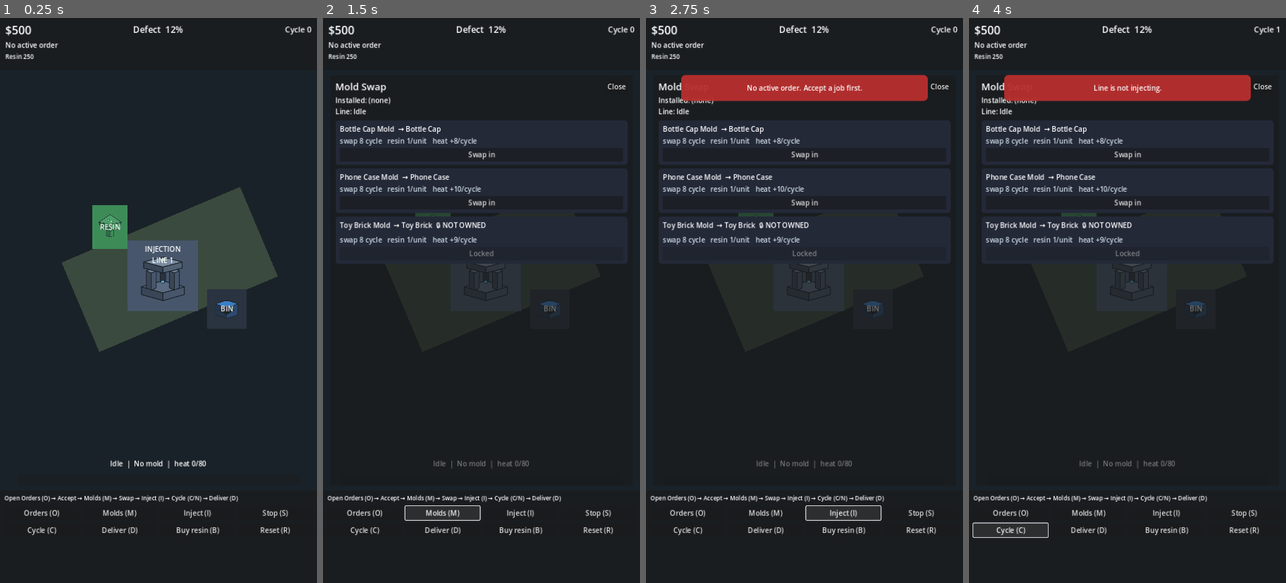
Above: before the commit, frames 1-4 (left to right).
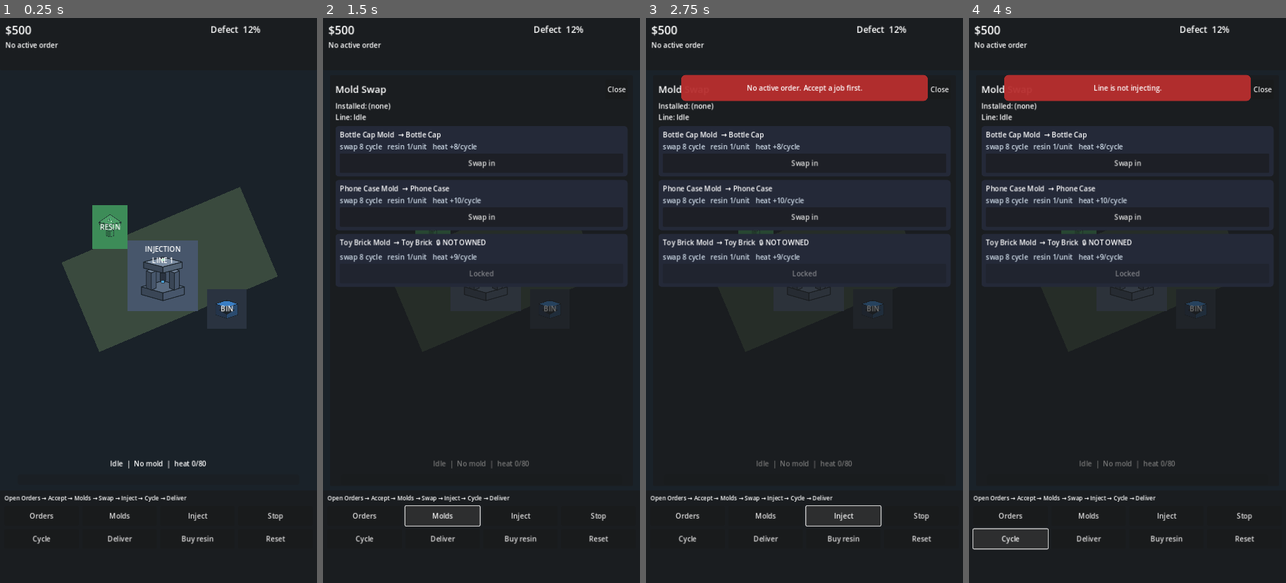
Above: after the commit, the same moments.

Repository: donly987647-max/injection-tycoon-mvp
Game: Godot game, scene res://scenes/main.tscn
The game is run twice, just before and just after one commit, with the same random seed, the same clock (stepped at 60 frames per second) and the same inputs.
Inputs:
- Up to frame 1 (0.25 s): no input
- Up to frame 2 (1.5 s): click "Orders (O)" (after the commit: "Orders") at 0.5 s; click "Molds (M)" (after the commit: "Molds") at 1.25 s
- Up to frame 3 (2.75 s): click "Inject (I)" (after the commit: "Inject") at 2 s
- Up to frame 4 (4 s): click "Stop (S)" (after the commit: "Stop") at 2.75 s; click "Cycle (C)" (after the commit: "Cycle") at 3.5 s

The runs differ from the first frame. In frame 1, 1.6% of the frame differs, in the area x 1-99%, y 1-94%; in frame 2, 5.5%; in frame 3, 5.4%; in frame 4, 5.5%.

Commit message:
Mobile HUD lock, Safe Area, and 44px touch targets
Show only order/defect/balance; hide key hints; apply safe area margins.

Diff:
--- a/scenes/main.tscn
+++ b/scenes/main.tscn
@@ -261,6 +261,7 @@
 
 [node name="HudCycle" type="Label" parent="HUD/HudMargin/HudV/HudTop"]
 unique_name_in_owner = true
+visible = false
 layout_mode = 2
 size_flags_horizontal = 3
 text = "Cycle 0"
@@ -276,6 +277,7 @@
 
 [node name="HudMat" type="Label" parent="HUD/HudMargin/HudV"]
 unique_name_in_owner = true
+visible = false
 layout_mode = 2
 text = "Resin 250"
 theme_override_font_sizes/font_size = 14
@@ -313,48 +315,56 @@
 theme_override_constants/separation = 8
 
 [node name="BtnOrders" type="Button" parent="Bottom/BottomMargin/BottomV/Row1"]
-layout_mode = 2
-size_flags_horizontal = 3
-text = "Orders (O)"
+custom_minimum_size = Vector2(0, 44)
+layout_mode = 2
+size_flags_horizontal = 3
+text = "Orders"
 
 [node name="BtnMolds" type="Button" parent="Bottom/BottomMargin/BottomV/Row1"]
-layout_mode = 2
-size_flags_horizontal = 3
-text = "Molds (M)"
+custom_minimum_size = Vector2(0, 44)
+layout_mode = 2
+size_flags_horizontal = 3
+text = "Molds"
 
 [node name="BtnInject" type="Button" parent="Bottom/BottomMargin/BottomV/Row1"]
-layout_mode = 2
-size_flags_horizontal = 3
-text = "Inject (I)"
+custom_minimum_size = Vector2(0, 44)
+layout_mode = 2
+size_flags_horizontal = 3
+text = "Inject"
 
 [node name="BtnStop" type="Button" parent="Bottom/BottomMargin/BottomV/Row1"]
-layout_mode = 2
-size_flags_horizontal = 3
-text = "Stop (S)"
+custom_minimum_size = Vector2(0, 44)
+layout_mode = 2
+size_flags_horizontal = 3
+text = "Stop"
 
 [node name="Row2" type="HBoxContainer" parent="Bottom/BottomMargin/BottomV"]
 layout_mode = 2
 theme_override_constants/separation = 8
 
 [node name="BtnCycle" type="Button" parent="Bottom/BottomMargin/BottomV/Row2"]
-layout_mode = 2
-size_flags_horizontal = 3
-text = "Cycle (C)"
+custom_minimum_size = Vector2(0, 44)
+layout_mode = 2
+size_flags_horizontal = 3
+text = "Cycle"
 
 [node name="BtnDeliver" type="Button" parent="Bottom/BottomMargin/BottomV/Row2"]
-layout_mode = 2
-size_flags_horizontal = 3
-text = "Deliver (D)"
+custom_minimum_size = Vector2(0, 44)
+layout_mode = 2
+size_flags_horizontal = 3
+text = "Deliver"
 
 [node name="BtnBuy" type="Button" parent="Bottom/BottomMargin/BottomV/Row2"]
-layout_mode = 2
-size_flags_horizontal = 3
-text = "Buy resin (B)"
+custom_minimum_size = Vector2(0, 44)
+layout_mode = 2
+size_flags_horizontal = 3
+text = "Buy resin"
 
 [node name="BtnReset" type="Button" parent="Bottom/BottomMargin/BottomV/Row2"]
-layout_mode = 2
-size_flags_horizontal = 3
-text = "Reset (R)"
+custom_minimum_size = Vector2(0, 44)
+layout_mode = 2
+size_flags_horizontal = 3
+text = "Reset"
 
 [node name="OrderBoard" type="PanelContainer" parent="."]
 unique_name_in_owner = true
@@ -391,6 +401,7 @@
 theme_override_font_sizes/font_size = 22
 
 [node name="Close" type="Button" parent="OrderBoard/Margin/VBox/Header"]
+custom_minimum_size = Vector2(0, 44)
 layout_mode = 2
 text = "Close"
 
@@ -444,6 +455,7 @@
 theme_override_font_sizes/font_size = 22
 
 [node name="Close" type="Button" parent="MoldPanel/Margin/VBox/Header"]
+custom_minimum_size = Vector2(0, 44)
 layout_mode = 2
 text = "Close"
 
--- a/scripts/main.gd
+++ b/scripts/main.gd
@@ -13,11 +13,22 @@
 const COL_BIN_EMPTY := Color(0.165, 0.200, 0.251)  # #2A3340
 const COL_BIN_GOOD := Color(0.227, 0.494, 0.769)   # #3A7EC4
 
+## Base layout insets before device Safe Area (matches scene defaults).
+const HUD_BASE_H := 118.0
+const BOTTOM_BASE_H := 210.0
+const PANEL_TOP_BASE := 130.0
+const PANEL_BOTTOM_BASE := 220.0
+const TOAST_TOP_BASE := 126.0
+const TOAST_BOTTOM_BASE := 190.0
+
+@onready var hud: PanelContainer = $HUD
 @onready var hud_order: Label = %HudOrder
 @onready var hud_defect: Label = %HudDefect
 @onready var hud_balance: Label = %HudBalance
 @onready var hud_cycle: Label = %HudCycle
 @onready var hud_mat: Label = %HudMat
+@onready var factory: Control = $Factory
+@onready var bottom: PanelContainer = $Bottom
 @onready var line_status: Label = %LineStatus
 @onready var heat_bar: ProgressBar = %HeatBar
 @onready var machine: ColorRect = %Machine
@@ -27,17 +38,82 @@
 @onready var order_board: OrderBoardPanel = %OrderBoard
 @onready var mold_panel: MoldSwapPanel = %MoldPanel
 @onready var help_label: Label = %HelpLabel
+@onready var toast: Control = %Toast
 
 func _ready() -> void:
+	# Mobile HUD lock: only order / defect / balance on the strip.
+	hud_cycle.visible = false
+	hud_mat.visible = false
 	GameState.state_changed.connect(_refresh)
 	GameState.cycle_advanced.connect(func(_c: int) -> void: _pulse_machine())
-	resized.connect(_center_machine_pivot)
+	resized.connect(_on_resized)
 	machine.resized.connect(_center_machine_pivot)
+	get_viewport().size_changed.connect(_apply_safe_area)
+	_apply_safe_area()
 	_center_machine_pivot()
 	_refresh()
 
+func _on_resized() -> void:
+	_apply_safe_area()
+	_center_machine_pivot()
+
 func _center_machine_pivot() -> void:
 	machine.pivot_offset = machine.size * 0.5
+
+## Map DisplayServer safe area into viewport pixels and pad main chrome.
+func _apply_safe_area() -> void:
+	var margins := _safe_area_margins()
+	var top := margins.y
+	var bottom_m := margins.w
+	var left := margins.x
+	var right := margins.z
+
+	hud.offset_left = left
+	hud.offset_right = -right
+	hud.offset_top = top
+	hud.offset_bottom = top + HUD_BASE_H
+
+	bottom.offset_left = left
+	bottom.offset_right = -right
+	bottom.offset_top = -(BOTTOM_BASE_H + bottom_m)
+	bottom.offset_bottom = -bottom_m
+
+	factory.offset_left = left
+	factory.offset_right = -right
+	factory.offset_top = top + HUD_BASE_H
+	factory.offset_bottom = -(BOTTOM_BASE_H + bottom_m)
+
+	order_board.offset_left = 16.0 + left
+	order_board.offset_right = -(16.0 + right)
+	order_board.offset_top = top + PANEL_TOP_BASE
+	order_board.offset_bottom = -(PANEL_BOTTOM_BASE + bottom_m)
+
+	mold_panel.offset_left = 16.0 + left
+	mold_panel.offset_right = -(16.0 + right)
+	mold_panel.offset_top = top + PANEL_TOP_BASE
+	mold_panel.offset_bottom = -(PANEL_BOTTOM_BASE + bottom_m)
+
+	toast.offset_left = left
+	toast.offset_right = -right
+	toast.offset_top = top + TOAST_TOP_BASE
+	toast.offset_bottom = top + TOAST_BOTTOM_BASE
+
+## Returns Vector4(left, top, right, bottom) in viewport coordinates.
+func _safe_area_margins() -> Vector4:
+	var safe := DisplayServer.get_display_safe_area()
+	var win := DisplayServer.window_get_size()
+	if win.x <= 0 or win.y <= 0:
+		return Vector4.ZERO
+	var view_size := get_viewport().get_visible_rect().size
+	if view_size.x <= 0.0 or view_size.y <= 0.0:
+		return Vector4.ZERO
+	var sx := view_size.x / float(win.x)
+	var sy := view_size.y / float(win.y)
+	var left := maxf(0.0, float(safe.position.x) * sx)
+	var top := maxf(0.0, float(safe.position.y) * sy)
+	var right := maxf(0.0, float(win.x - safe.position.x - safe.size.x) * sx)
+	var bottom_m := maxf(0.0, float(win.y - safe.position.y - safe.size.y) * sy)
+	return Vector4(left, top, right, bottom_m)
 
 func _unhandled_input(event: InputEvent) -> void:
 	if event is InputEventKey and event.pressed and not event.echo:
@@ -66,6 +142,7 @@
 	hud_order.text = GameState.order_summary()
 	hud_defect.text = "Defect  %s" % GameState.hud_defect_text()
 	hud_balance.text = "$%d" % GameState.balance
+	# Cycle / Resin stay off the mobile HUD strip (nodes remain for debug if unhidden).
 	hud_cycle.text = "Cycle %d" % GameState.cycle
 	hud_mat.text = "Resin %d" % GameState.materials
 	var mold := GameState.current_mold()
@@ -97,7 +174,7 @@
 		help_label.text = _hint_for_order()
 	else:
 		output_bin.color = COL_BIN_EMPTY
-		help_label.text = "Open Orders (O) → Accept → Molds (M) → Swap → Inject (I) → Cycle (C/N) → Deliver (D)"
+		help_label.text = "Open Orders → Accept → Molds → Swap → Inject → Cycle → Deliver"
 
 func _hint_for_order() -> String:
 	var o := GameState.active_order
@@ -107,10 +184,10 @@
 	if mold == null or mold.item != o.item:
 		return "Swap to the %s mold, then Inject." % o.item
 	if o.good_units_produced >= o.quantity:
-		return "Quota met. Deliver (D) before cycle %d." % o.deadline
+		return "Quota met. Deliver before cycle %d." % o.deadline
 	if GameState.line.is_running():
-		return "Injecting… advance cycles. Stop (S) if heat spikes."
-	return "Start Inject (I), then advance cycles until %d good." % o.quantity
+		return "Injecting… advance cycles. Stop if heat spikes."
+	return "Start Inject, then advance cycles until %d good." % o.quantity
 
 func _pulse_machine() -> void:
 	var tw := create_tween()
--- a/scripts/ui/mold_panel.gd
+++ b/scripts/ui/mold_panel.gd
@@ -58,6 +58,7 @@
 	v.add_child(meta)
 	var btn := Button.new()
 	btn.text = "Swap in" if mold.owned else "Locked"
+	btn.custom_minimum_size = Vector2(0, 44)
 	var busy := not GameState.can_interact() or GameState.is_swapping()
 	btn.disabled = (not mold.owned) or busy
 	var mid := mold.id
--- a/scripts/ui/order_board.gd
+++ b/scripts/ui/order_board.gd
@@ -60,6 +60,7 @@
 	var locked := not GameState.can_interact()
 	var accept := Button.new()
 	accept.text = "Accept"
+	accept.custom_minimum_size = Vector2(0, 44)
 	accept.size_flags_horizontal = Control.SIZE_EXPAND_FILL
 	accept.disabled = locked
 	var oid := order.id
@@ -67,6 +68,7 @@
 	actions.add_child(accept)
 	var reject := Button.new()
 	reject.text = "Reject"
+	reject.custom_minimum_size = Vector2(0, 44)
 	reject.size_flags_horizontal = Control.SIZE_EXPAND_FILL
 	reject.disabled = locked
 	reject.pressed.connect(func() -> void: _on_reject(oid))
